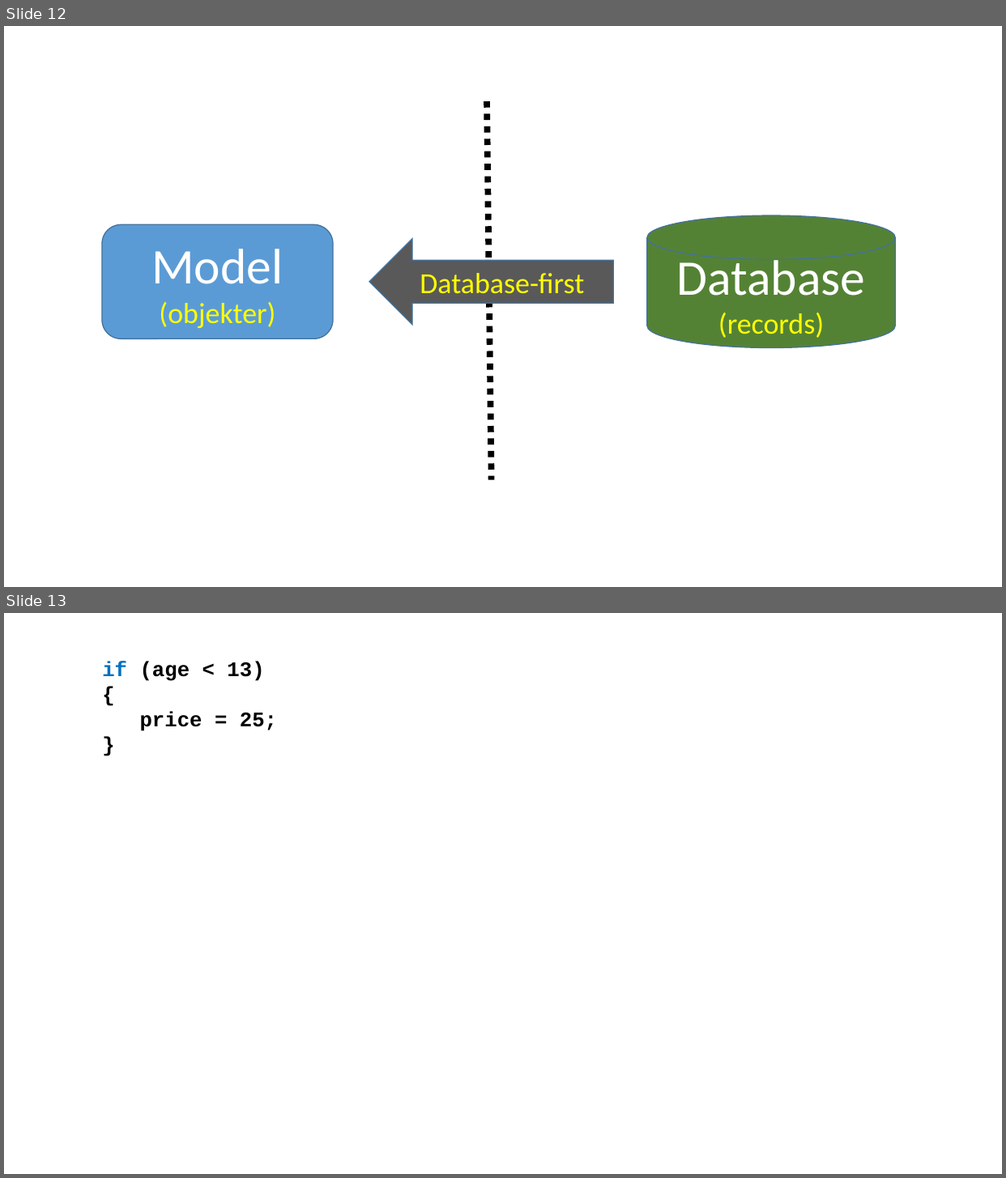
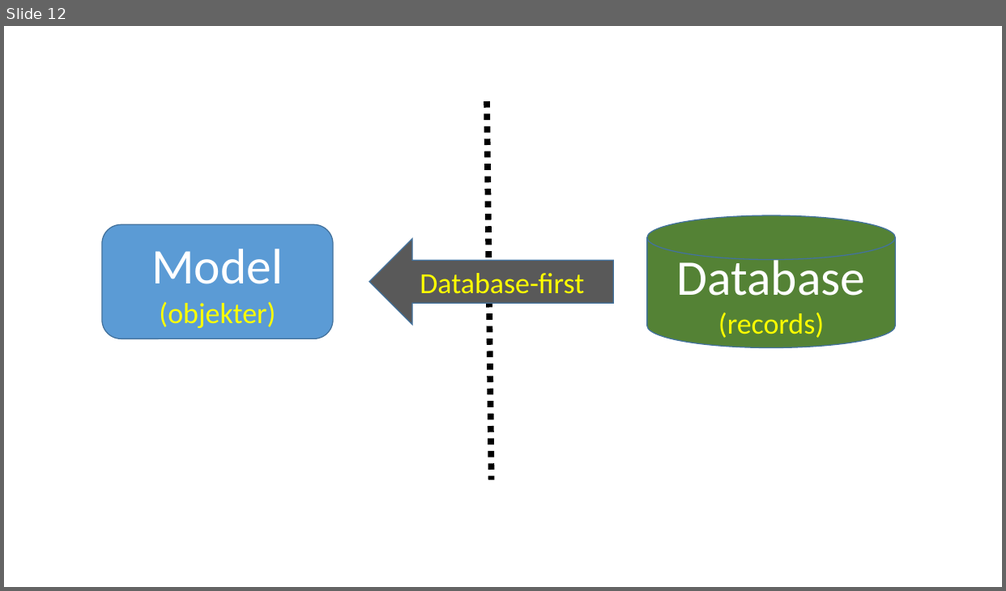
Before and after one commit to perl-easj/Teaching-materials, a slide deck: CSharpProgramming/Presentations/Persistency.pptx. Shown one above the other, each under a label of ours: slides 12 and 13 before the commit, slide 12 after it. The pictures are 1006x1178 and 1006x591 pixels, drawn with LibreOffice and Linux fonts; fonts in the diff are those of the drawing. Boxes give left, top, right and bottom in pixels: in the first picture for what was removed or moved away, otherwise in the second. Text is boxed around its words. In the diff, an @@ line names an element or a change of style, - is before the commit and + after.

```diff
--- a/CSharpProgramming/Presentations/Persistency.pptx
+++ b/CSharpProgramming/Presentations/Persistency.pptx
@@ slide 13 removed at (4, 613, 1002, 1174), background #FFFFFF @@
@@ text removed at (102, 661, 277, 731) @@
-if (age < 13)
-{
-price = 25;
-}
```
Also in this commit, not shown: 4 slides added, 2 other files.
